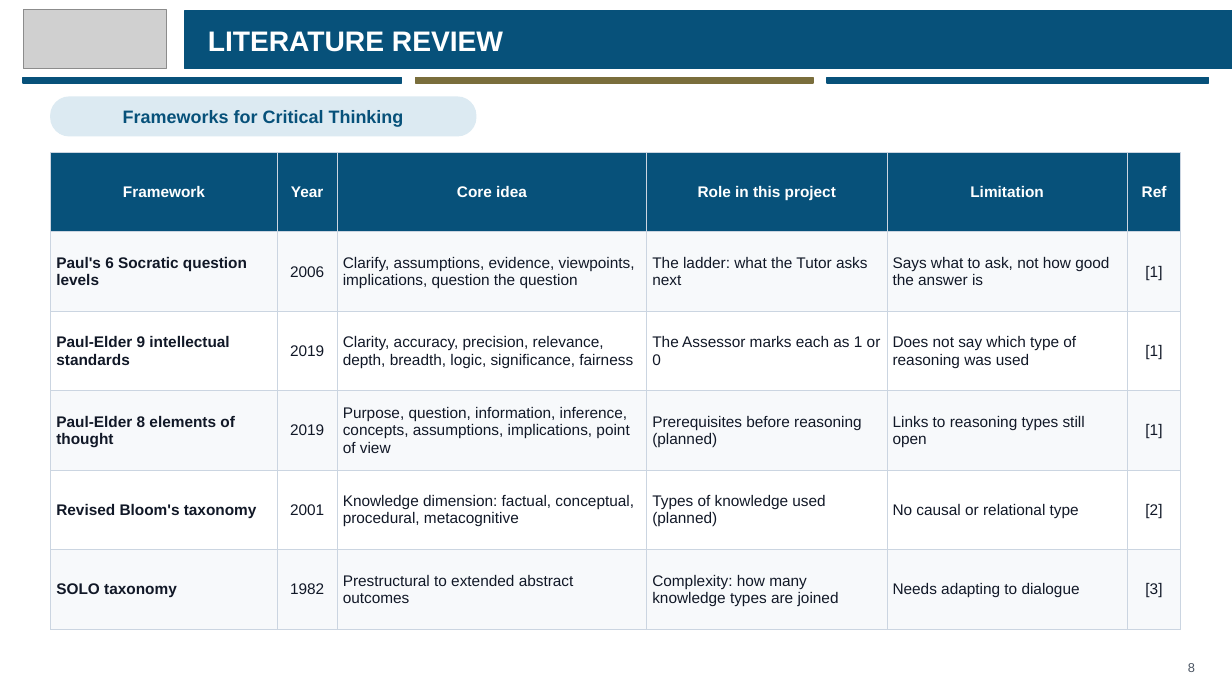
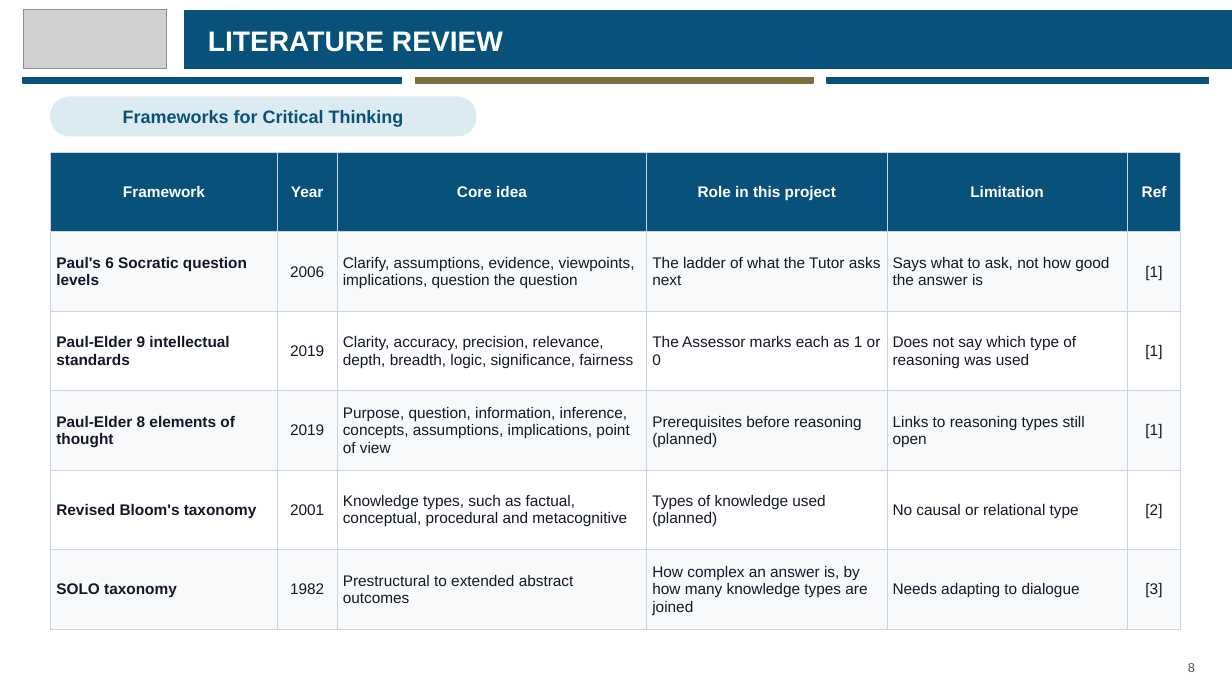
Before and after one commit to eusoffamir/Socratic-AI, a slide deck: slide 8 of docs/defence/Socratic AI Proposal Defence.pptx. Drawn at 1232x693 pixels with LibreOffice and Linux fonts; fonts in the diff are those of the drawing; grey boxes stand for pictures. Boxes give left, top, right and bottom in pixels: in the first picture for what was removed or moved away, otherwise in the second. Text is boxed around its words. In the diff, an @@ line names an element or a change of style, - is before the commit and + after.

```diff
--- a/docs/defence/Socratic AI Proposal Defence.pptx
+++ b/docs/defence/Socratic AI Proposal Defence.pptx
@@ table at [51, 152, 1181, 629] @@
-row 2, column 4: The ladder: what the Tutor asks next
+row 2, column 4: The ladder of what the Tutor asks next
-row 5, column 3: Knowledge dimension: factual, conceptual, procedural, metacognitive
+row 5, column 3: Knowledge types, such as factual, conceptual, procedural and metacognitive
-row 6, column 4: Complexity: how many knowledge types are joined
+row 6, column 4: How complex an answer is, by how many knowledge types are joined
```
Also in this commit, not shown: 14 other slides changed, 1 slide removed, 8 other files.
